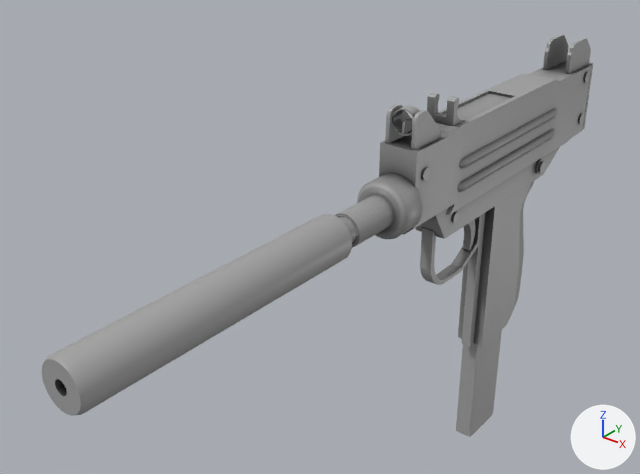
Two versions of the COLLADA model data/cr/models/uzi.dae, one commit apart.
Both versions are drawn from a camera (50 mm lens) standing at (0.319, -0.642, 0.371) and looking at (-0.067, -0.16, 0.072). The lights are fixed; the arrows at lower right show +X, +Y and +Z. Where no turn or scale is listed for an object, it has been applied to the vertices.

Objects in the first picture: 'Body', 'Mag', 'Silencer'.
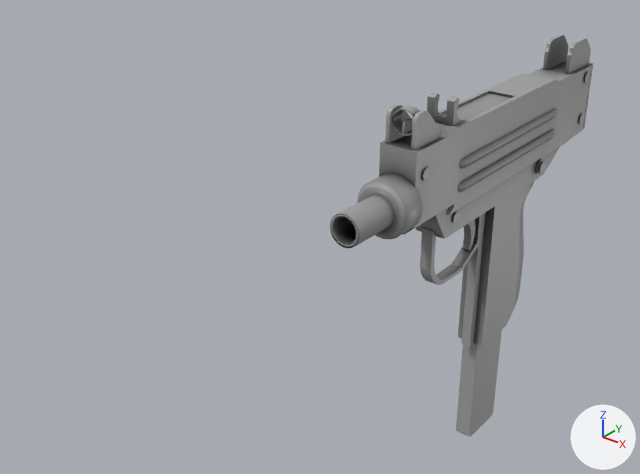
Commit message: Split uzi and silencer into two models

What changed in the scene script:
```text
Remove ob_silencer:
    ob_silencer = bpy.data.objects.new('Silencer', me_cylinder)
    ob_silencer.location = (-0.0023, 0.0003, 0.002)
```

Changed parts and their boxes [x1, y1, x2, y2] in the pictures (640 x 474 px):
'Silencer', deleted
    before: [42, 214, 357, 416]
